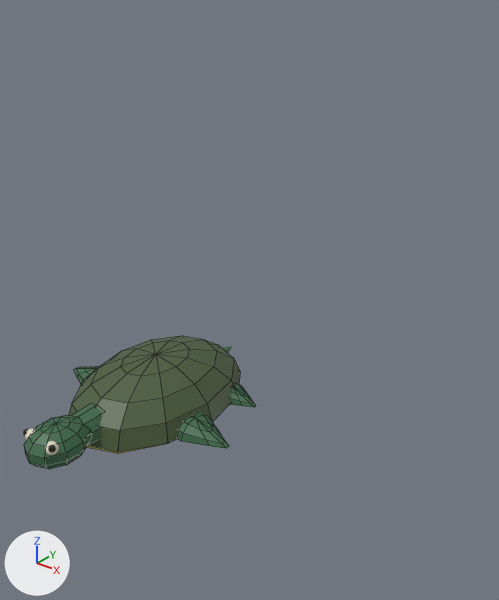
The FBX model exports/roblox_fbx_2026-05-15/SeaTurtle_LOD0_roblox.fbx as it was, and as the next commit left it.
The view is the same before and after, from a camera (50 mm lens) standing at (6.38, -5.84, 5.8) and looking at (1.86, -0.18, 2.29). Lighting does not change. The marker at lower left points along +X, +Y and +Z. The older version comes first. Mesh edges are drawn as thin lines on the coarser meshes. Where no turn or scale is listed for an object, it has been applied to the vertices.

The first picture shows 'SeaTurtle_Carapace', 'SeaTurtle_Flipper_FR', 'SeaTurtle_Head' and 8 more.
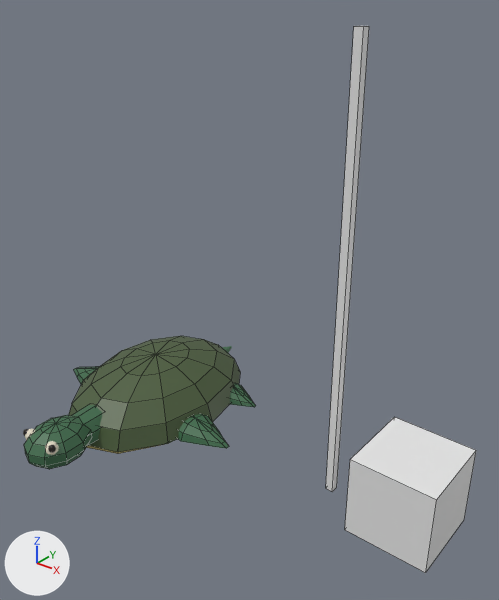
Pixel boxes (x1, y1, x2, y2) of what changed, in the pictures (499 x 600 px):
'1_Stud_Cube', shown: after (345, 417, 476, 573)
'5.3_Stud_Height_Ruler', shown: after (326, 26, 369, 492)

The change in detail:
me_1_stud_cube is used by ob_1_stud_cube; location (0.0, 0.0, 0.0).
me_1_stud_cube had 8 vertices, 6 faces and spanned x -1.0..1.0, y -1.0..1.0, z -1.0..1.0.
me_1_stud_cube now has 8 vertices, 6 faces and spans x -0.5..0.5, y -0.5..0.5, z 0.0..1.0.
me_1_stud_cube part 1: the whole mesh is scaled about its middle by 0.5, then moved by (0.0, 0.0, 0.5).
me_5_3_stud_height_ruler is used by ob_5_3_stud_height_ruler; location (0.0, 0.0, 0.0).
me_5_3_stud_height_ruler had 8 vertices, 6 faces and spanned x -1.0..1.0, y -1.0..1.0, z -1.0..1.0.
me_5_3_stud_height_ruler now has 8 vertices, 6 faces and spans x -0.05..0.05, y -0.05..0.05, z 0.0..5.3.
me_5_3_stud_height_ruler part 2: the whole mesh is scaled about its middle by (0.05, 0.05, 2.65), then moved by (0.0, 0.0, 2.65).
Object '1_Stud_Cube' (ob_1_stud_cube) is now shown.
Object '1_Stud_Cube' (ob_1_stud_cube) moves from (0.0, 0.0, 0.0) to (4.0, 0.0, 0.0).
Object '5.3_Stud_Height_Ruler' (ob_5_3_stud_height_ruler) is now shown.
Object '5.3_Stud_Height_Ruler' (ob_5_3_stud_height_ruler) moves from (0.0, 0.0, 0.0) to (3.0, 0.0, 0.0).
